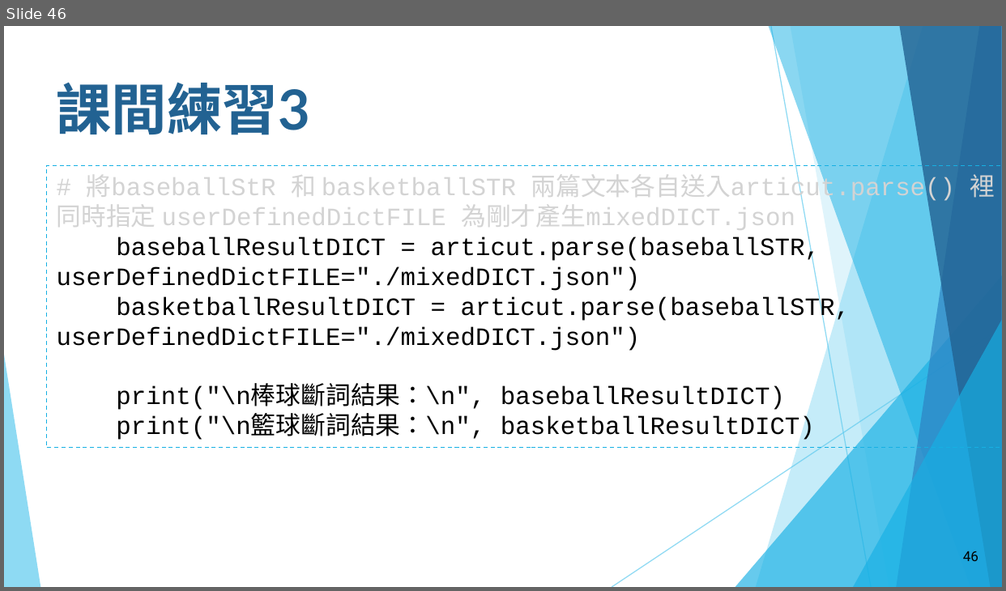
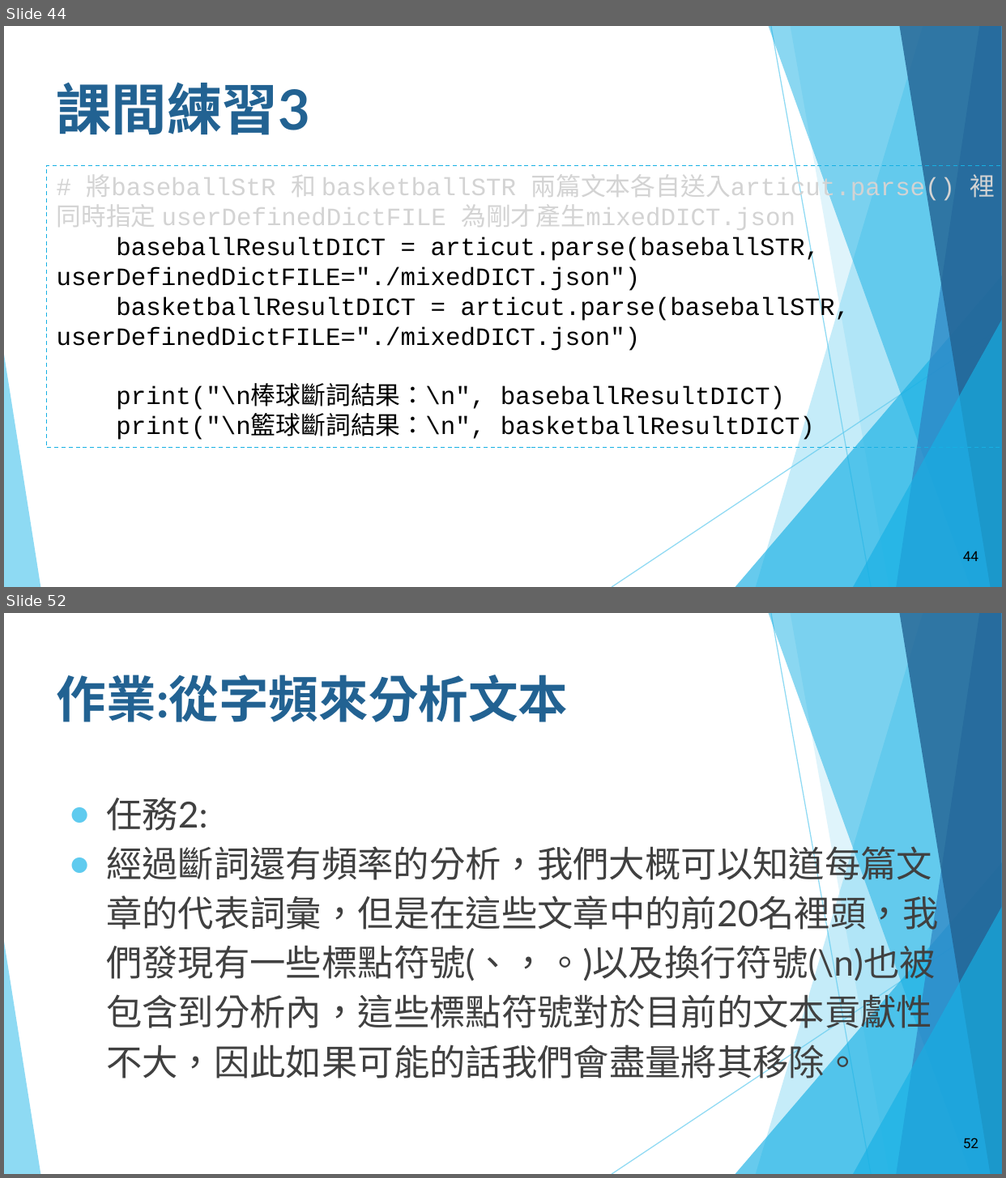
Before and after one commit to howardsukuan/textual-data-analysis-python, a slide deck: week01/文本分析與程式設計Week01_draft1.pptx. Shown one above the other, each under a label of ours: slide 46 before the commit, slides 44 and 52 after it; the slides between them are not shown. The pictures are 1006x591 and 1006x1178 pixels, drawn with LibreOffice and Linux fonts; fonts in the diff are those of the drawing. Boxes give left, top, right and bottom in pixels: in the first picture for what was removed or moved away, otherwise in the second. Text is boxed around its words. In the diff, an @@ line names an element or a change of style, - is before the commit and + after.

```diff
--- a/week01/文本分析與程式設計Week01_draft1.pptx
+++ b/week01/文本分析與程式設計Week01_draft1.pptx
@@ slide 52 added at box(4, 613, 1002, 1174), background #FFFFFF; not listed: 10 template elements that a slide beside it also shows @@
@@ title added at box(57, 675, 569, 722), 36 pt, text #226292, bold @@
+作業:從字頻來分析文本
@@ text added at box(106, 798, 938, 1084), 25.9 pt, text #404040 @@
+● 任務2:
+● 經過斷詞還有頻率的分析，我們大概可以知道每篇文章的代表詞彙，但是在這些文章中的前20名裡頭，我們發現有一些標點符號(、，。)以及換行符號(\n)也被包含到分析內，這些標點符號對於目前的文本貢獻性不大，因此如果可能的話我們會盡量將其移除。
@@ page number added at box(963, 1138, 978, 1148), 10 pt, text #000000 @@
+52
@@ what was slide 46 is now slide 44 @@
@@ page number at box(963, 552, 978, 561): text changed @@
-46
+44
```
Also in this commit, not shown: 6 slides changed, 9 other slides added, 2 slides removed.
